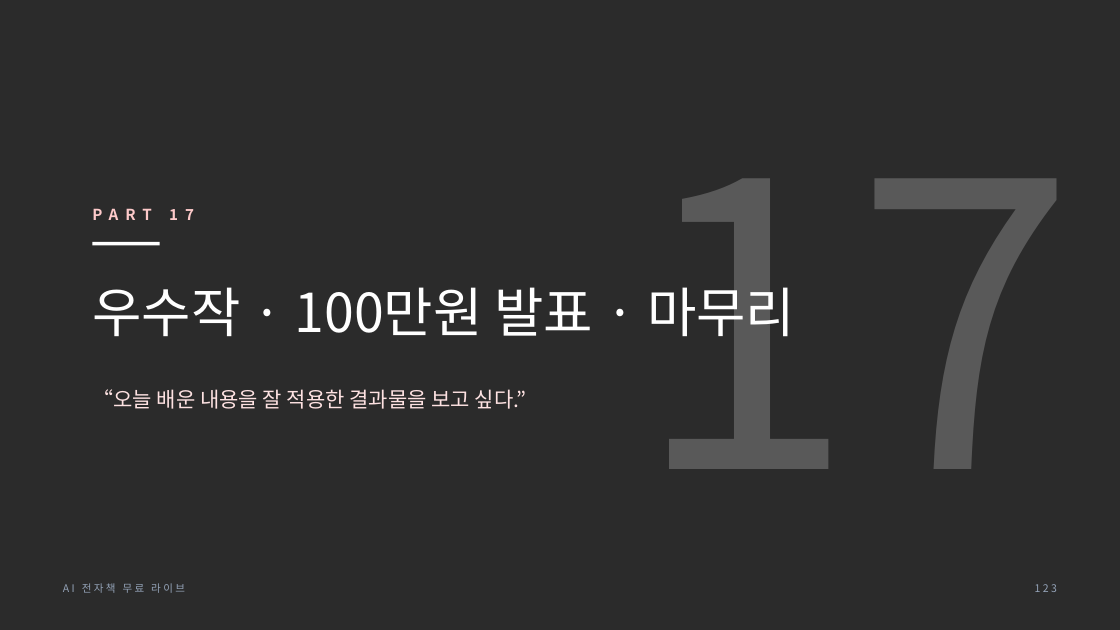
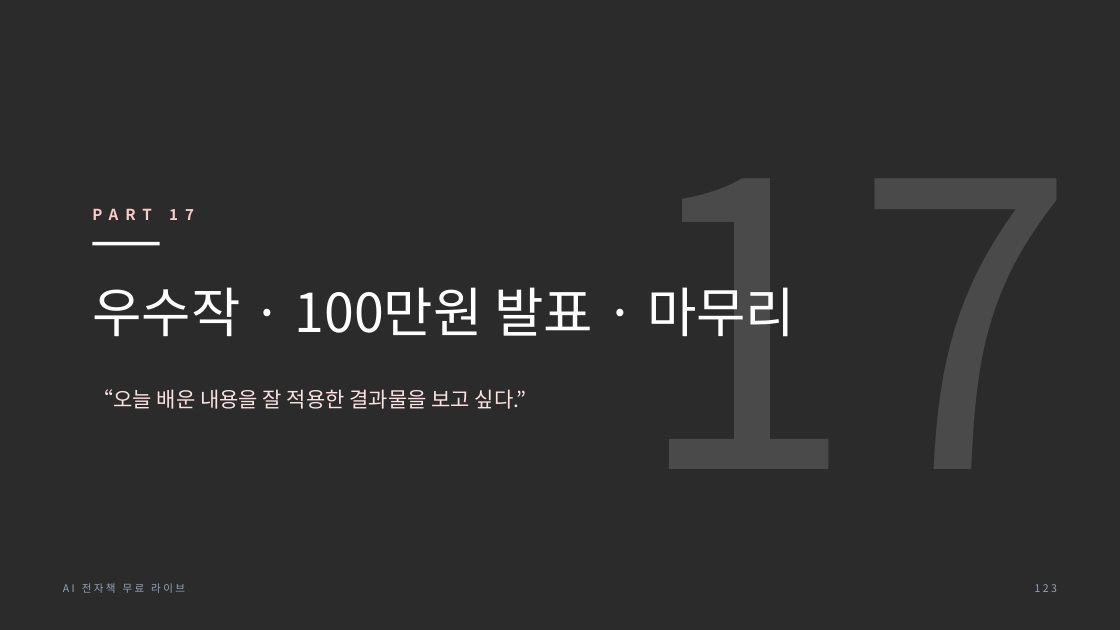
Before and after one commit to byoungjokang/-, a slide deck: slide 123 of 자동 전자책/라이브PPT/무료라이브_PPT_v4_레드디자인.pptx. Drawn at 1120x630 pixels with LibreOffice and Linux fonts; fonts in the diff are those of the drawing; background and template pictures are left out; a plain dark background stands for a picture behind light text. Boxes give left, top, right and bottom in pixels: in the first picture for what was removed or moved away, otherwise in the second. Text is boxed around its words. In the diff, an @@ line names an element or a change of style, - is before the commit and + after.

```diff
--- a/자동 전자책/라이브PPT/무료라이브_PPT_v4_레드디자인.pptx
+++ b/자동 전자책/라이브PPT/무료라이브_PPT_v4_레드디자인.pptx
@@ text "17" at (635, 287, 1075, 337): text colour #FFFFFF at 22% opacity to #FFFFFF at 14% opacity @@
```
Also in this commit, not shown: 16 other slides changed, 1 other file.
